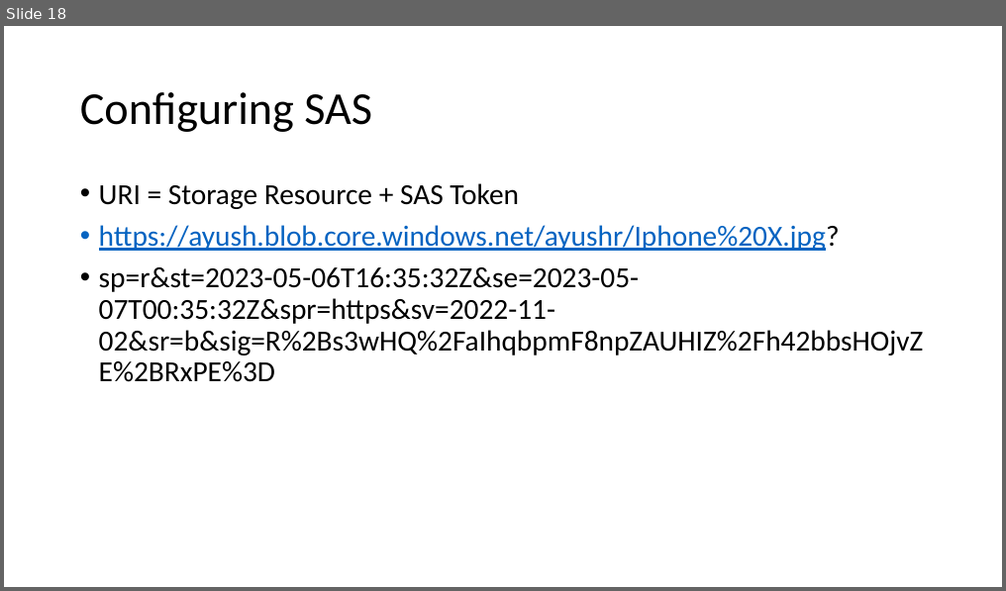
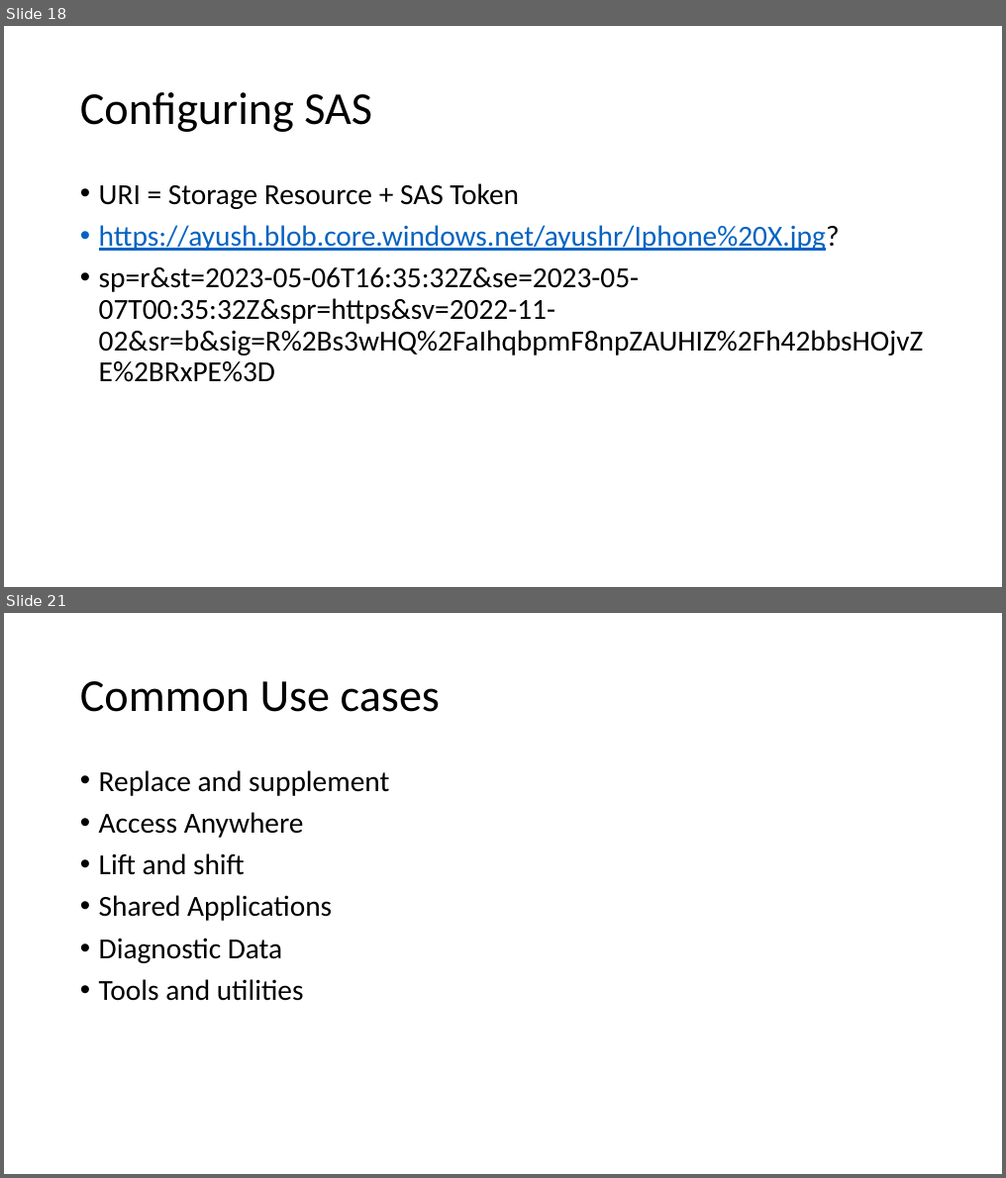
Before and after one commit to ayushrathi15/05May-AZ104, a slide deck: Azure Storage.pptx. Shown one above the other, each under a label of ours: slide 18 before the commit, slides 18 and 21 after it; the slides between them are not shown. The pictures are 1006x591 and 1006x1178 pixels, drawn with LibreOffice and Linux fonts; fonts in the diff are those of the drawing. Boxes give left, top, right and bottom in pixels: in the first picture for what was removed or moved away, otherwise in the second. Text is boxed around its words. In the diff, an @@ line names an element or a change of style, - is before the commit and + after.

```diff
--- a/Azure Storage.pptx
+++ b/Azure Storage.pptx
@@ slide 21 added at (4, 613, 1002, 1174), background #FFFFFF @@
@@ title added at (80, 681, 440, 712), 44 pt, text #000000 @@
+Common Use cases
@@ text added at (99, 770, 389, 1001), 28 pt, text #000000 @@
+• Replace and supplement
+• Access Anywhere
+• Lift and shift
+• Shared Applications
+• Diagnostic Data
+• Tools and utilities
```
Also in this commit, not shown: 6 other slides added.
